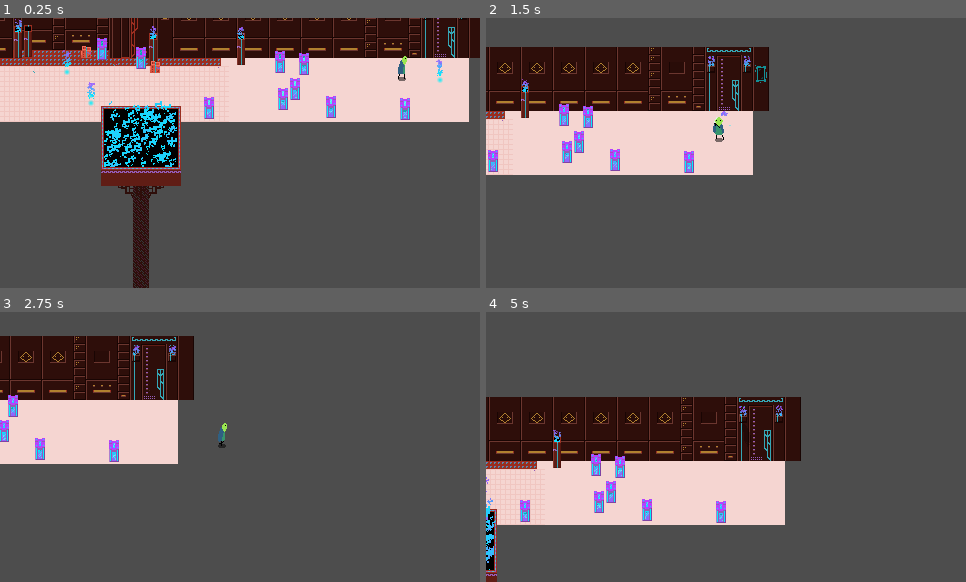
Above: before the commit, frames 1-4 (two rows, left to right).
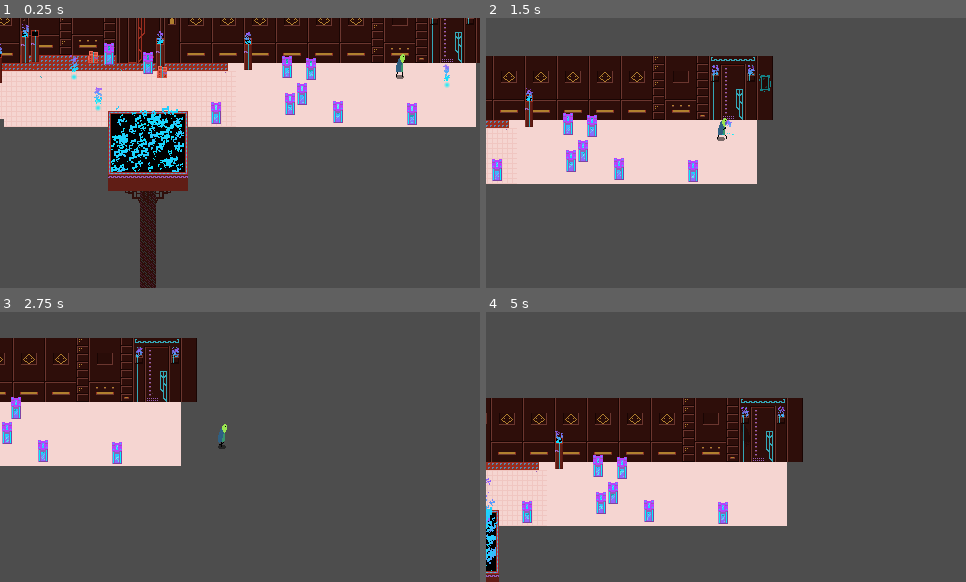
Above: after the commit, the same moments.

Repository: ehj37/Lizard-Mini
Game: Godot game, scene res://scenes/levels/level1.tscn
The game is run twice, just before and just after one commit, with the same random seed, the same clock (stepped at 60 frames per second) and the same inputs. Sound files missing from this copy of the repository are replaced by a short silence.
Inputs (mouse positions are in pixels of both pictures, inside the frame that each line leads up to):
- Up to frame 1 (0.25 s): no input
- Up to frame 2 (1.5 s): move the mouse to (831, 139) at 0.52 s; hold Right (move_right) 0.53-1.28 s; hold E (interact) 0.53-1.28 s; move the mouse to (630, 166) at 1.27 s; hold Down (move_down) from 1.28 s (still down); click (630, 166) at 1.35 s
- Up to frame 3 (2.75 s): tap E (interact) at 1.55 s; move the mouse to (288, 387) at 2.02 s; release Down (move_down) at 2.03 s; hold Right (move_right) from 2.03 s (still down); hold E (interact) from 2.03 s (still down); tap Space (dash) at 2.1 s
- Up to frame 4 (5 s): move the mouse to (702, 501) at 2.77 s; release Right (move_right) at 2.78 s; release E (interact) at 2.78 s; hold Up (move_up) 2.78-3.53 s; tap E (interact) at 2.85, 4.55 s; move the mouse to (870, 487) at 3.52 s; hold E (interact) 3.53-4.28 s; hold Left (move_left) from 3.53 s (still down); move the mouse to (582, 406) at 4.27 s; click (582, 406) at 4.35 s

The runs differ from the first frame. In frame 1, 17% of the frame differs, in the area x 0-100%, y 0-100%; in frame 2, 11%; in frame 3, 4.1%; in frame 4, 6.0%.

Commit message:
Add interact indcator + door sound effects

Diff:
--- a/autoload/audio_manager/audio_manager.tscn
+++ b/autoload/audio_manager/audio_manager.tscn
@@ -8,7 +8,9 @@
 [ext_resource type="Resource" uid="uid://dqqjfa47vkt8y" path="res://autoload/sound_effect_configs/pot_break.tres" id="6_d6pjd"]
 [ext_resource type="Resource" uid="uid://dukcpq43qnamd" path="res://autoload/sound_effect_configs/wisp_death.tres" id="7_iwjvn"]
 [ext_resource type="Resource" uid="uid://71odf10npc7w" path="res://autoload/sound_effect_configs/canister_explosion.tres" id="8_180s8"]
+[ext_resource type="Resource" uid="uid://uspkcv0l16qe" path="res://autoload/sound_effect_configs/progress_indicator.tres" id="9_b4cw0"]
+[ext_resource type="Resource" uid="uid://dti270baefxxa" path="res://autoload/sound_effect_configs/door_down.tres" id="10_d6pjd"]
 
 [node name="AudioManager" type="Node2D"]
 script = ExtResource("1_418ss")
-sound_effect_configs = Array[ExtResource("2_veri3")]([ExtResource("3_3bhmr"), ExtResource("4_180s8"), ExtResource("5_b4cw0"), ExtResource("6_d6pjd"), ExtResource("7_iwjvn"), ExtResource("8_180s8")])
+sound_effect_configs = Array[ExtResource("2_veri3")]([ExtResource("3_3bhmr"), ExtResource("4_180s8"), ExtResource("5_b4cw0"), ExtResource("6_d6pjd"), ExtResource("7_iwjvn"), ExtResource("8_180s8"), ExtResource("9_b4cw0"), ExtResource("10_d6pjd")])
--- /dev/null
+++ b/autoload/sound_effect_configs/door_down.tres
@@ -0,0 +1,10 @@
+[gd_resource type="Resource" script_class="SoundEffectConfiguration" load_steps=3 format=3 uid="uid://dti270baefxxa"]
+
+[ext_resource type="AudioStream" uid="uid://u1ihj0pua6b0" path="res://sound_effects/Door down.ogg" id="1_mroa5"]
+[ext_resource type="Script" uid="uid://5bb6jyeajy31" path="res://autoload/sound_effect_configuration.gd" id="1_vp6lj"]
+
+[resource]
+script = ExtResource("1_vp6lj")
+type = 7
+audio_stream = ExtResource("1_mroa5")
+metadata/_custom_type_script = "uid://5bb6jyeajy31"
--- /dev/null
+++ b/autoload/sound_effect_configs/progress_indicator.tres
@@ -0,0 +1,10 @@
+[gd_resource type="Resource" script_class="SoundEffectConfiguration" load_steps=3 format=3 uid="uid://uspkcv0l16qe"]
+
+[ext_resource type="Script" uid="uid://5bb6jyeajy31" path="res://autoload/sound_effect_configuration.gd" id="1_gyss0"]
+[ext_resource type="AudioStream" uid="uid://cvm524wjopwsl" path="res://sound_effects/Progress indicator.ogg" id="1_p6jla"]
+
+[resource]
+script = ExtResource("1_gyss0")
+type = 6
+audio_stream = ExtResource("1_p6jla")
+metadata/_custom_type_script = "uid://5bb6jyeajy31"
--- a/autoload/sound_effect_configuration.gd
+++ b/autoload/sound_effect_configuration.gd
@@ -3,7 +3,14 @@
 extends Resource
 
 enum Type {
-	PLAYER_DASH, PLAYER_FOOTSTEP, PLAYER_SWORD_SWING, POT_BREAK, WISP_DEATH, CANISTER_EXPLOSION
+	PLAYER_DASH,
+	PLAYER_FOOTSTEP,
+	PLAYER_SWORD_SWING,
+	POT_BREAK,
+	WISP_DEATH,
+	CANISTER_EXPLOSION,
+	PROGRESS_INDICATOR,
+	DOOR_DOWN
 }
 
 enum LimitBehavior { REPLACE_OLD, NOOP }
--- a/scenes/interact_area/interact_area.gd
+++ b/scenes/interact_area/interact_area.gd
@@ -11,6 +11,11 @@
 
 
 func interact(delta: float) -> void:
+	if _completion_progress == 0.0:
+		AudioManager.play_effect_at(
+			global_position, SoundEffectConfiguration.Type.PROGRESS_INDICATOR
+		)
+
 	_completion_progress = min(_completion_progress + delta, completion_time)
 	var completion_percentage = _completion_progress / completion_time
 	progress_indicator.update_progress_bar(completion_percentage * 100.0)
@@ -21,6 +26,7 @@
 
 func reset_progress() -> void:
 	_completion_progress = 0.0
+	AudioManager.cancel_audio(SoundEffectConfiguration.Type.PROGRESS_INDICATOR)
 	progress_indicator.update_progress_bar(0.0)
 
 
--- a/scenes/levels/level1.tscn
+++ b/scenes/levels/level1.tscn
@@ -38,7 +38,7 @@
 y_sort_enabled = true
 
 [node name="Player" parent="." instance=ExtResource("1_x6ivy")]
-position = Vector2(549, -251)
+position = Vector2(540, -258)
 
 [node name="PlayerCamera" parent="." node_paths=PackedStringArray("player") instance=ExtResource("2_4tcl0")]
 player = NodePath("../Player")
--- a/scenes/wall/door/door.gd
+++ b/scenes/wall/door/door.gd
@@ -1,8 +1,6 @@
 class_name Door
 
 extends StaticBody2D
-
-const UNLOCK_TIME := 2.5
 
 @export var progress_indicator: ProgressIndicator
 
@@ -17,6 +15,8 @@
 
 
 func _unlock() -> void:
+	AudioManager.play_effect_at(global_position, SoundEffectConfiguration.Type.DOOR_DOWN)
+
 	var sprite_pos_tween = get_tree().create_tween()
 	sprite_pos_tween.tween_property(sprite, "position:y", 86, 1.5).set_trans(Tween.TRANS_CUBIC)
 	await sprite_pos_tween.finished
Not shown: 1 places in autoload/audio_manager/audio_manager.tscn that only renumber resources
Not shown, added: sound_effects/Door down.ogg.import
Not shown, added: sound_effects/Progress indicator.ogg.import
Not shown, added: sound_effects/Door down.ogg
Not shown, added: sound_effects/Progress indicator.ogg
